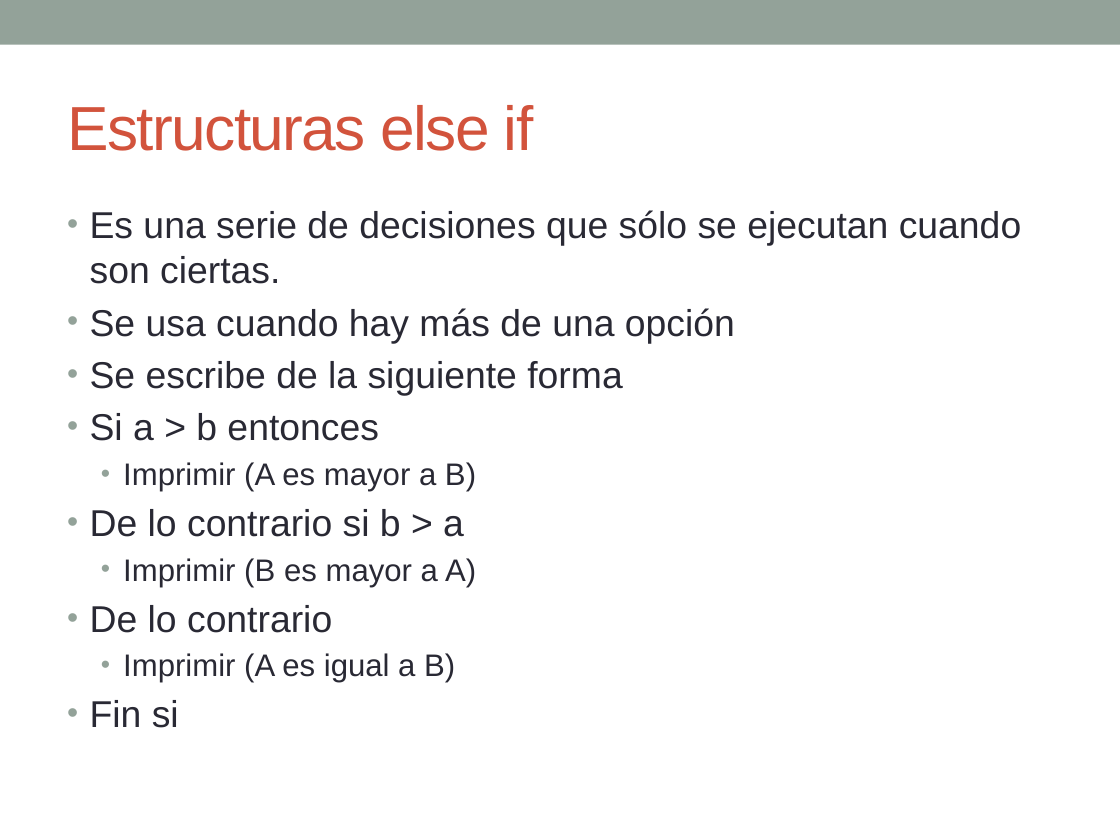
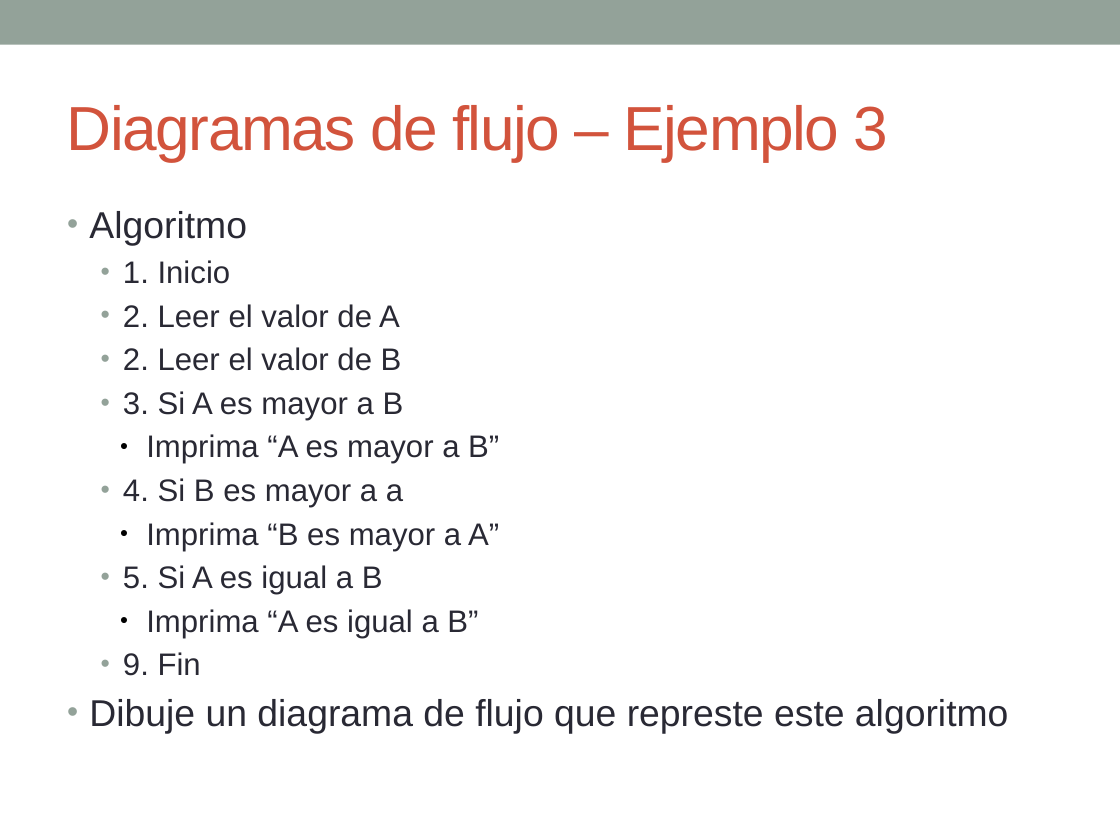
Before and after one commit to esolorzanob/UPI_Introduccion, a slide deck: slide 9 of Semana 3.pptx (slide 11 before the commit). Drawn at 1120x840 pixels with LibreOffice and Linux fonts; fonts in the diff are those of the drawing. Boxes give left, top, right and bottom in pixels: in the first picture for what was removed or moved away, otherwise in the second. Text is boxed around its words. In the diff, an @@ line names an element or a change of style, - is before the commit and + after.

```diff
--- a/Semana 3.pptx
+++ b/Semana 3.pptx
@@ text at <box>67,105,889,162</box>: text changed @@
-Estructuras else if
+Diagramas de flujo – Ejemplo 3
@@ text at <box>89,211,1009,734</box>: text changed; size 24 to 20 pt @@
-• Es una serie de decisiones que sólo se ejecutan cuando son ciertas.
-• Se usa cuando hay más de una opción
-• Se escribe de la siguiente forma
-• Si a > b entonces
-  • Imprimir (A es mayor a B)
-• De lo contrario si b > a
-  • Imprimir (B es mayor a A)
-• De lo contrario
-  • Imprimir (A es igual a B)
-• Fin si
+• Algoritmo
+  • 1. Inicio
+  • 2. Leer el valor de A
+  • 2. Leer el valor de B
+  • 3. Si A es mayor a B
+    ● Imprima “A es mayor a B”
+  • 4. Si B es mayor a a
+    ● Imprima “B es mayor a A”
+  • 5. Si A es igual a B
+    ● Imprima “A es igual a B”
+  • 9. Fin
+• Dibuje un diagrama de flujo que represte este algoritmo
```
Also in this commit, not shown: 6 other slides changed, 7 slides added, 7 slides removed, 25 other files.
